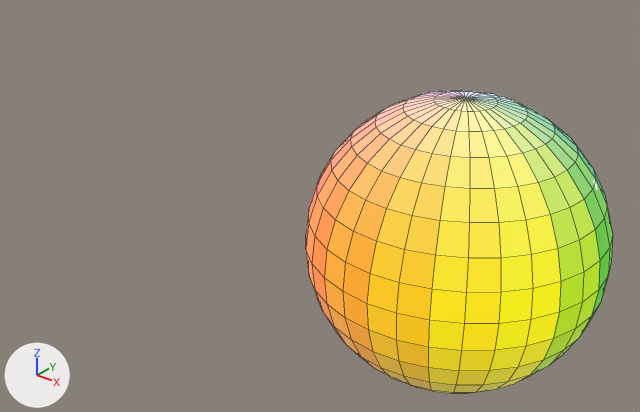
An edit to the Blender file Materials/enenra.blend, drawn before and after from the same camera.
Before and after are seen from a 50 mm camera at (3.21, -5.81, 3.49) aimed at (-1.55, 0.14, -0.2). Lighting does not change. The marker at lower left points along +X, +Y and +Z. Mesh edges are drawn as thin lines.

Script lines for the objects in view, before the commit:
```python
me_sphere = bpy.data.meshes.new('Sphere')
me_sphere.from_pydata(...)  # a UV sphere (32 segments, 16 rings, poles along z) spanning x -1.25..1.25, y -1.25..1.25, z -1.25..1.25
me_sphere.polygons.foreach_set('use_smooth', [True] * 512)
me_sphere.materials.append(mat_emissivespectrumatlas)
ob_emissivespectrumatlas = bpy.data.objects.new('EmissiveSpectrumAtlas', me_sphere)
ob_emissivespectrumatlas.location = (0.0, 0.0, 0.0)
```
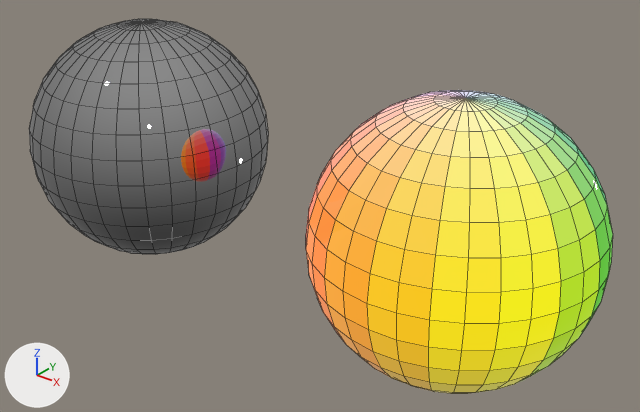
The change, as a list of edits to the scene's bpy script:
```text
Add img_clothstripe_colorable_add_tif:
    img_clothstripe_colorable_add_tif = load_image('ClothStripe_Colorable_add.tif', '../Textures/Custom/enenra/ClothStripe_Colorable_add.tif', 2048, 2048, 'sRGB')
Add ng_seut_node_group_001:
    ng_seut_node_group_001 = bpy.data.node_groups.new('SEUT Node Group.001', 'ShaderNodeTree')
    # nodes: BsdfPrincipled, Invert, Math, Mix, NormalMap, SeparateColor
    # colours: black #000000
Add mat_clothstripe_colorable:
    mat_clothstripe_colorable = bpy.data.materials.new('ClothStripe_Colorable')
    # colours: grey #bcbcbc, white #ffffff
    # uses the picture img_clothstripe_colorable_add_tif
Add me_sphere_001:
    me_sphere_001.from_pydata(...)  # a UV sphere (32 segments, 16 rings, poles along z) spanning x -1.25..1.25, y -1.25..1.25, z -1.25..1.25
    me_sphere_001.polygons.foreach_set('use_smooth', [True] * 512)
    me_sphere_001.materials.append(mat_clothstripe_colorable)  # its picture is missing
Add ob_clothstripe_colorable:
    ob_clothstripe_colorable = bpy.data.objects.new('ClothStripe_Colorable', me_sphere_001)
    ob_clothstripe_colorable.location = (-3.75, 0.0, 0.0)
```

Location of each change, (x1, y1, x2, y2) in pixels of the pictures (640 x 412 px):
'ClothStripe_Colorable', added
    after: (29, 19, 268, 254)
